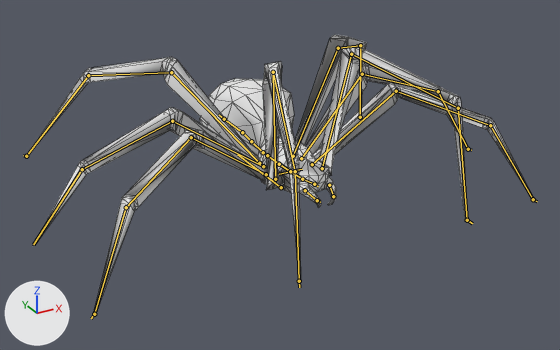
An edit to the Blender file rigs/spider/animation-spider-walk.blend, drawn before and after from the same camera.
Both versions are drawn from a camera (50 mm lens) standing at (-3.45, -6.25, 3.27) and looking at (-0.22, -0.38, 0.33). Lighting does not change. The marker at lower left points along +X, +Y and +Z. The older version comes first. Both versions are drawn at frame 19 of the action 'Walk'; the numbers are the values there. The bones that change, and the others that lie on the model, are drawn over the model as lines. Mesh edges are drawn as thin lines.

Objects in the first picture: 'Spider Model'.
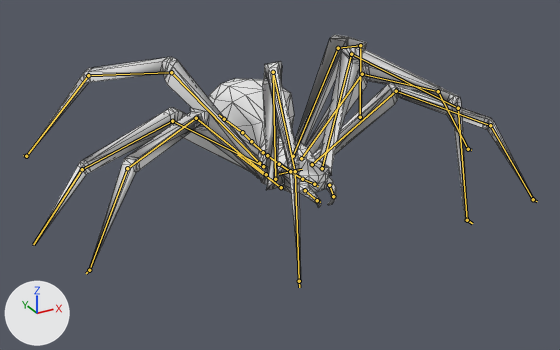
Commit message: small improvement to spider walk animation

Where the change shows, as pixel boxes (x1, y1, x2, y2) in the pictures (560 x 350 px):
'Spider Model', posed (12% shorter)
    before: (26, 35, 534, 315)
    after: (26, 35, 534, 282)

The edits, one by one:
Bone 'DRV_leg_b_r' (bone_drv_leg_b_r) moves from (0.24, -0.29, -0.12) to (0.41, -0.31, 0.2).
